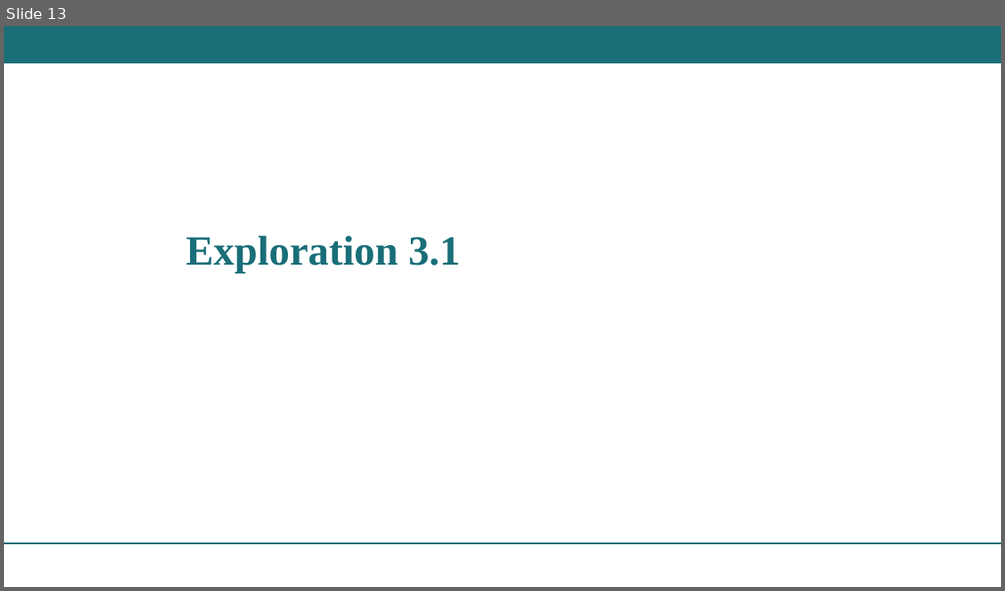
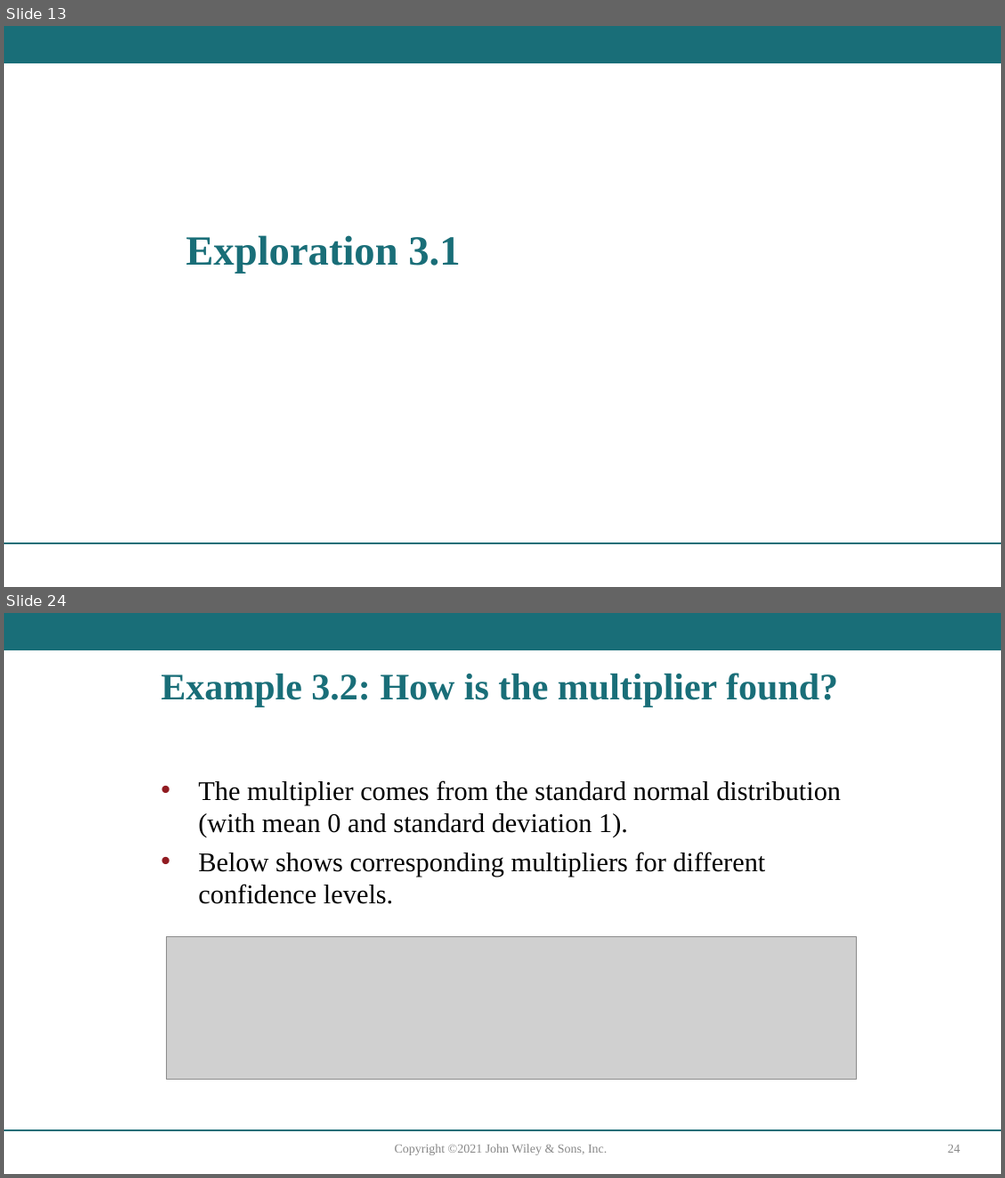
Before and after one commit to sroscoe2/MATH-104, a slide deck: Slides/Ch3.1-Roscoe26.pptx. Shown one above the other, each under a label of ours: slide 13 before the commit, slides 13 and 24 after it; the slides between them are not shown. The pictures are 1005x591 and 1005x1178 pixels, drawn with LibreOffice and Linux fonts; fonts in the diff are those of the drawing; grey boxes stand for pictures. Boxes give left, top, right and bottom in pixels: in the first picture for what was removed or moved away, otherwise in the second. Text is boxed around its words. In the diff, an @@ line names an element or a change of style, - is before the commit and + after.

```diff
--- a/Slides/Ch3.1-Roscoe26.pptx
+++ b/Slides/Ch3.1-Roscoe26.pptx
@@ slide 24 added at <box>4,613,1001,1174</box>, background #FFFFFF; not listed: 2 template elements that a slide beside it also shows @@
@@ title added at <box>161,673,838,706</box>, 36 pt, text #196E78, bold @@
+Example 3.2: How is the multiplier found?
@@ text added at <box>198,780,841,904</box>, 26 pt, text #000000 @@
+• The multiplier comes from the standard normal distribution (with mean 0 and standard deviation 1).
+• Below shows corresponding multipliers for different confidence levels.
@@ picture added at <box>166,937,857,1078</box> @@
@@ text added at <box>395,1143,607,1155</box>, 12 pt, text #888888 @@
+Copyright ©2021 John Wiley & Sons, Inc.
@@ page number added at <box>947,1144,960,1152</box>, 12 pt, text #888888 @@
+24
```
Also in this commit, not shown: 14 other slides added, 1 other file.
